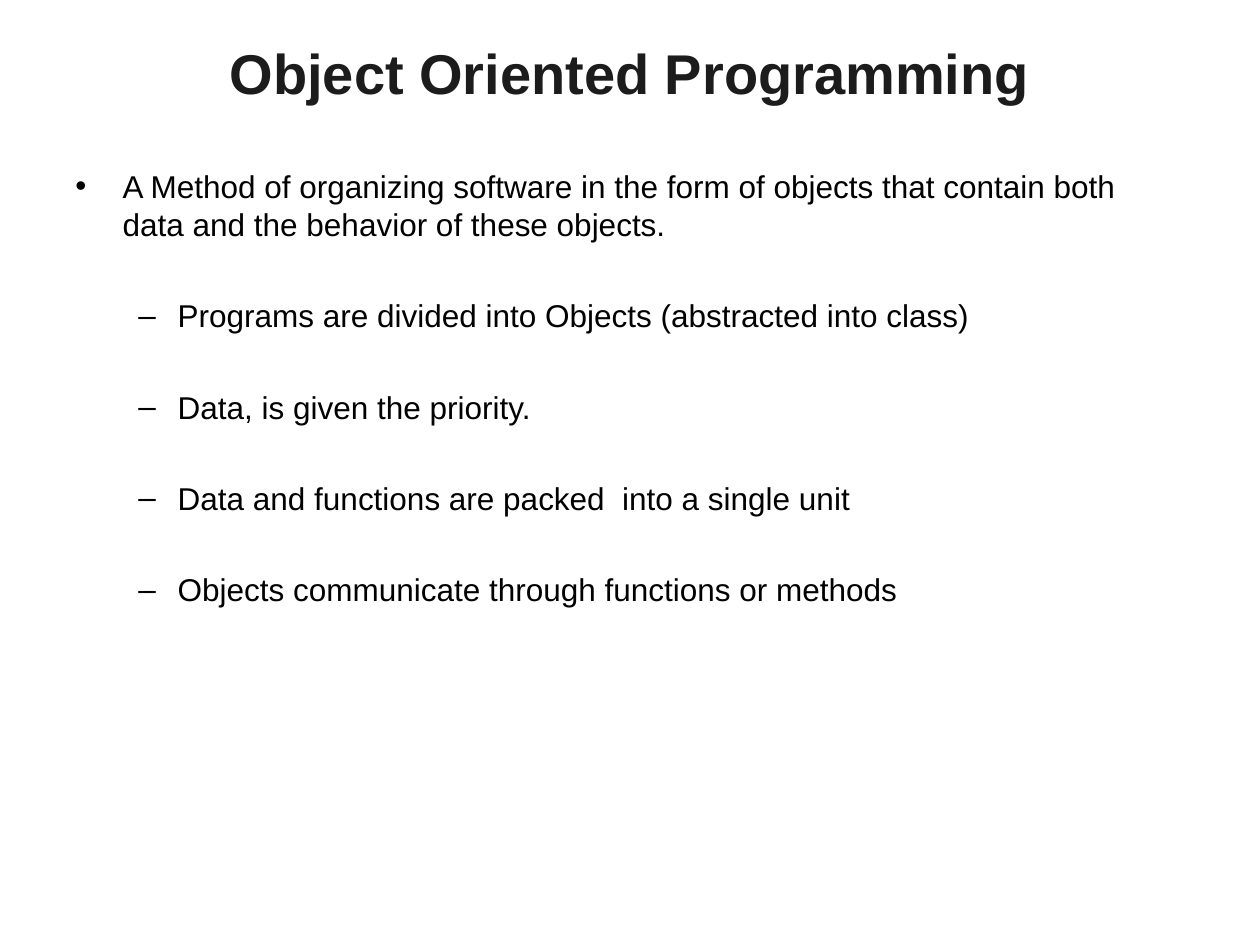
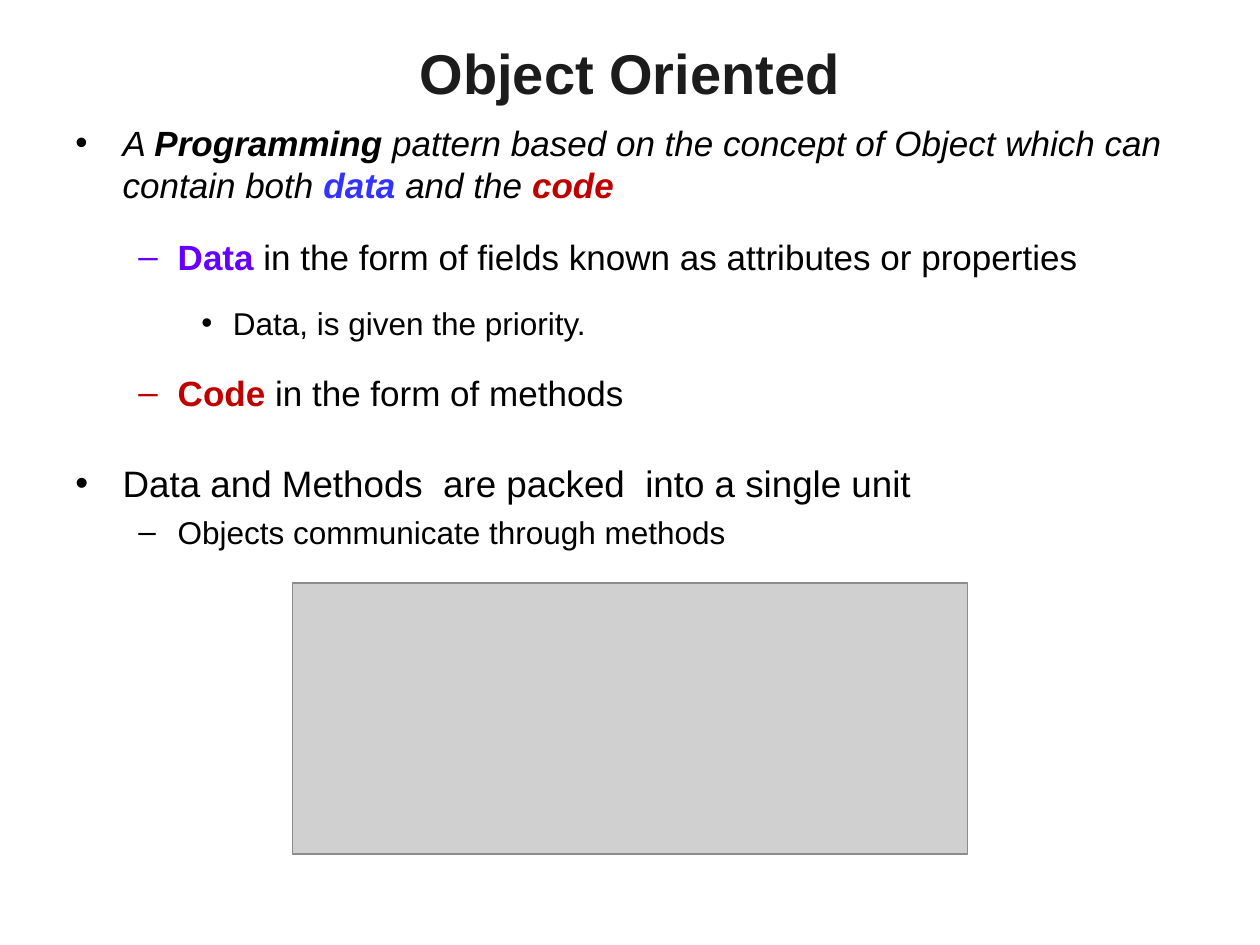
Before and after one commit to vatsanTraining/freshers_dec_2021, a slide deck: slide 6 of Java_Module_1_Excella.ppt (slide 4 before the commit). Drawn at 1260x945 pixels with LibreOffice and Linux fonts; fonts in the diff are those of the drawing; grey boxes stand for pictures; background and template pictures are left out. Boxes give left, top, right and bottom in pixels: in the first picture for what was removed or moved away, otherwise in the second. Text is boxed around its words. In the diff, an @@ line names an element or a change of style, - is before the commit and + after.

```diff
--- a/Java_Module_1_Excella.ppt
+++ b/Java_Module_1_Excella.ppt
@@ title at [420, 53, 839, 104]: text changed @@
-Object Oriented Programming
+Object Oriented
@@ text at [123, 130, 1161, 277]: text changed; size 18 to 20 pt; italic on @@
-• A Method of organizing software in the form of objects that contain both data and the behavior of these objects.
-  – Programs are divided into Objects (abstracted into class)
+• A Programming pattern based on the concept of Object which can contain both data and the code
+  – Data in the form of fields known as attributes or properties
@@ text at [233, 312, 586, 341]: bullet – to •; list level 2 to 3 in "Data, is given the priority."; line spacing 1 to 1.5 @@
@@ text at [123, 380, 910, 550]: text changed; size 18 to 21 pt @@
-  – Data and functions are packed into a single unit
-  – Objects communicate through functions or methods
+  – Code in the form of methods
+• Data and Methods are packed into a single unit
+  – Objects communicate through methods
@@ picture added at [292, 583, 966, 854] @@
```
Also in this commit, not shown: 1 other slide changed, 2 slides added, 22 slides removed.
